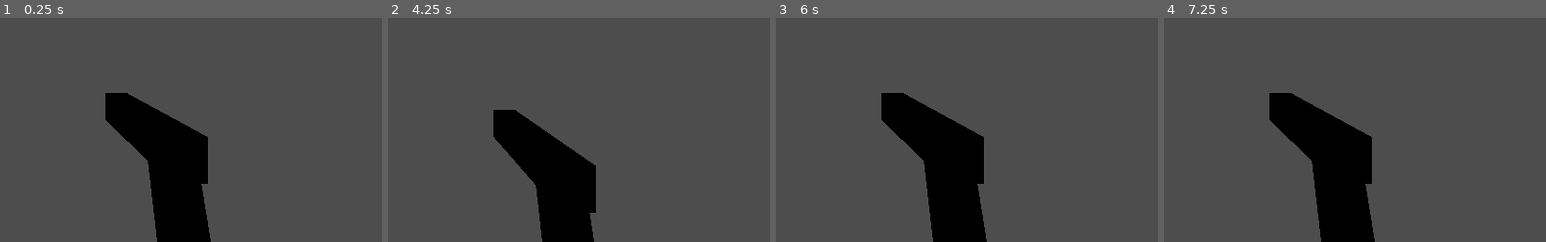
Above: before the commit, frames 1-4 (left to right).
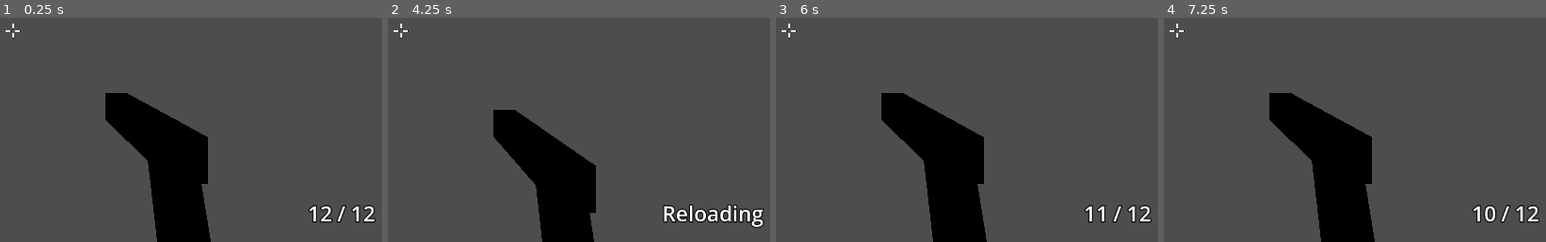
Above: after the commit, the same moments.

Repository: jlagun/gierka
Game: Godot game, scene res://player/player.tscn
Two runs of this game, one before a commit and one after it. Both use one fixed random seed, a clock stepped at 60 frames per second and the inputs below. This scene is started directly instead of the project's main scene.
Inputs (mouse positions are in pixels of both pictures, inside the frame that each line leads up to):
- Up to frame 1 (0.25 s): no input
- Up to frame 2 (4.25 s): tap Enter at 0.5, 2, 3.5 s; move the mouse to (441, 29) at 0.52 s; press the mouse at (441, 29) at 0.53 s; hold W (move_forward) from 0.53 s (still down); tap Space (jump) at 0.77, 1.25, 1.52, 2.75, 3.02, 3.77 s; move the mouse to (outside the picture) at 1.27 s; release the mouse at (outside the picture) at 1.28 s; click (outside the picture) at 1.35 s; move the mouse to (418, 24) at 2.02 s; press the mouse at (418, 24) at 2.03 s; move the mouse to (391, 38) at 2.77 s; release the mouse at (391, 38) at 2.78 s; click (391, 38) at 2.85 s; move the mouse to (456, 35) at 3.52 s; press the mouse at (456, 35) at 3.53 s; tap R (reload) at 4.15 s
- Up to frame 3 (6 s): move the mouse to (outside the picture) at 4.27 s; release the mouse at (outside the picture) at 4.28 s; click (outside the picture) at 4.35 s; tap Space (jump) at 4.52, 5.75 s; move the mouse to (798, 31) at 5.02 s; press the mouse at (798, 31) at 5.03 s; move the mouse to (outside the picture) at 5.77 s; release W (move_forward) at 5.78 s; release the mouse at (outside the picture) at 5.78 s; hold D (move_right) from 5.78 s (still down); click (outside the picture) at 5.85 s
- Up to frame 4 (7.25 s): tap Space (jump) at 6.02, 6.77 s; move the mouse to (1217, 29) at 6.52 s; release D (move_right) at 6.53 s; press the mouse at (1217, 29) at 6.53 s; hold W (move_forward) from 6.53 s (still down)

The runs differ from the first frame. In frame 1, 0.7% of the frame differs, in the area x 1-99%, y 2-92%; in frame 2, 1.5%, in the area x 1-99%, y 2-94%; in frame 3, 0.6%; in frame 4, 0.7%.

Commit message:
feat: add a HUD with a crosshair and an ammo counter
The local player now sees a crosshair in the middle of the screen and the
rounds left in the magazine ("12 / 12") in the bottom right corner, which
reads "Reloading" during a reload. Other players' copies and a dedicated
server don't get a HUD.

The crosshair is drawn, not an image: its size, gap, thickness and colors
are exports, and a dark edge keeps it visible on bright walls.

Health and a hit marker, the rest of M2.7, need player health (M2.4) and
the hit claims (#53) first.

Part of #24

Co-Authored-By: Claude Opus 5.5 <noreply@anthropic.com>
Claude-Session: https://claude.ai/code/session_01QLKhi5MBokndcX8jTHVQTr

Diff:
--- a/game/player/player.gd
+++ b/game/player/player.gd
@@ -8,6 +8,7 @@
 const HUE_STEP: float = 0.618034
 const BODY_SATURATION: float = 0.55
 const BODY_BRIGHTNESS: float = 0.9
+const HUD_SCENE: PackedScene = preload("res://ui/hud.tscn")
 
 @export var move_speed: float = 5.0
 @export var jump_velocity: float = 4.5
@@ -39,6 +40,7 @@
 		_visor.cast_shadow = GeometryInstance3D.SHADOW_CASTING_SETTING_SHADOWS_ONLY
 		_name_label.visible = false
 		_capture_mouse()
+		_show_hud()
 
 
 func _unhandled_input(event: InputEvent) -> void:
@@ -84,3 +86,9 @@
 	var material := StandardMaterial3D.new()
 	material.albedo_color = Color.from_hsv(hue, BODY_SATURATION, BODY_BRIGHTNESS)
 	_body.material_override = material
+
+
+func _show_hud() -> void:
+	var hud: Hud = HUD_SCENE.instantiate()
+	add_child(hud)
+	hud.follow_weapon(_weapon)
--- /dev/null
+++ b/game/ui/crosshair.gd
@@ -0,0 +1,28 @@
+extends Control
+## A small cross in the middle of the screen, where shots go. It's drawn rather
+## than an image, so its size and colors are easy to tune.
+
+## Length of each of the four arms, in pixels.
+@export var arm_length: float = 8.0
+## Space between the center and each arm, in pixels.
+@export var gap: float = 4.0
+## Line thickness, in pixels.
+@export var thickness: float = 2.0
+@export var color: Color = Color(1.0, 1.0, 1.0, 0.9)
+## A dark edge, so the cross stays visible on bright walls.
+@export var outline_color: Color = Color(0.0, 0.0, 0.0, 0.6)
+## Width of the dark edge, in pixels.
+@export var outline_width: float = 1.0
+
+
+func _draw() -> void:
+	# The edge first, a little longer and wider, then the cross on top.
+	_draw_arms(outline_color, thickness + outline_width * 2.0, outline_width)
+	_draw_arms(color, thickness, 0.0)
+
+
+func _draw_arms(arm_color: Color, width: float, extra_length: float) -> void:
+	for direction: Vector2 in [Vector2.UP, Vector2.DOWN, Vector2.LEFT, Vector2.RIGHT]:
+		var from := direction * (gap - extra_length)
+		var to := direction * (gap + arm_length + extra_length)
+		draw_line(from, to, arm_color, width)
--- /dev/null
+++ b/game/ui/hud.gd
@@ -0,0 +1,30 @@
+class_name Hud
+extends CanvasLayer
+## What a player sees on top of the game: a crosshair, and the rounds left in
+## the magazine. Only the player's own client has one.
+
+var _weapon: Weapon = null
+
+@onready var _ammo: Label = $Ammo
+
+
+## Shows this weapon's ammo from now on.
+func follow_weapon(weapon: Weapon) -> void:
+	if _weapon != null:
+		_weapon.ammo_changed.disconnect(_on_ammo_changed)
+		_weapon.reload_started.disconnect(_on_reload_started)
+	_weapon = weapon
+	weapon.ammo_changed.connect(_on_ammo_changed)
+	weapon.reload_started.connect(_on_reload_started)
+	if weapon.is_reloading():
+		_on_reload_started()
+	else:
+		_on_ammo_changed(weapon.ammo)
+
+
+func _on_ammo_changed(ammo: int) -> void:
+	_ammo.text = "%d / %d" % [ammo, _weapon.data.magazine_size]
+
+
+func _on_reload_started() -> void:
+	_ammo.text = tr("Reloading")
--- /dev/null
+++ b/game/ui/hud.tscn
@@ -0,0 +1,38 @@
+[gd_scene format=3]
+
+[ext_resource type="Script" path="res://ui/hud.gd" id="1_276te"]
+[ext_resource type="Script" path="res://ui/crosshair.gd" id="2_546lt"]
+
+[sub_resource type="LabelSettings" id="LabelSettings_7ihmi"]
+font_size = 36
+outline_size = 8
+outline_color = Color(0, 0, 0, 0.8)
+
+[node name="Hud" type="CanvasLayer" unique_id=2066889054]
+script = ExtResource("1_276te")
+
+[node name="Crosshair" type="Control" parent="." unique_id=2038700598]
+layout_mode = 3
+anchors_preset = 8
+anchor_left = 0.5
+anchor_top = 0.5
+anchor_right = 0.5
+anchor_bottom = 0.5
+mouse_filter = 2
+script = ExtResource("2_546lt")
+
+[node name="Ammo" type="Label" parent="." unique_id=1434160370]
+anchors_preset = 3
+anchor_left = 1.0
+anchor_top = 1.0
+anchor_right = 1.0
+anchor_bottom = 1.0
+offset_left = -139.0
+offset_top = -74.0
+offset_right = -24.0
+offset_bottom = -24.0
+grow_horizontal = 0
+grow_vertical = 0
+text = "12 / 12"
+label_settings = SubResource("LabelSettings_7ihmi")
+horizontal_alignment = 2
Not shown, added: game/ui/crosshair.gd.uid
Not shown, added: game/ui/hud.gd.uid
Not shown, added: docs/screenshots/m2-hud.jpg
